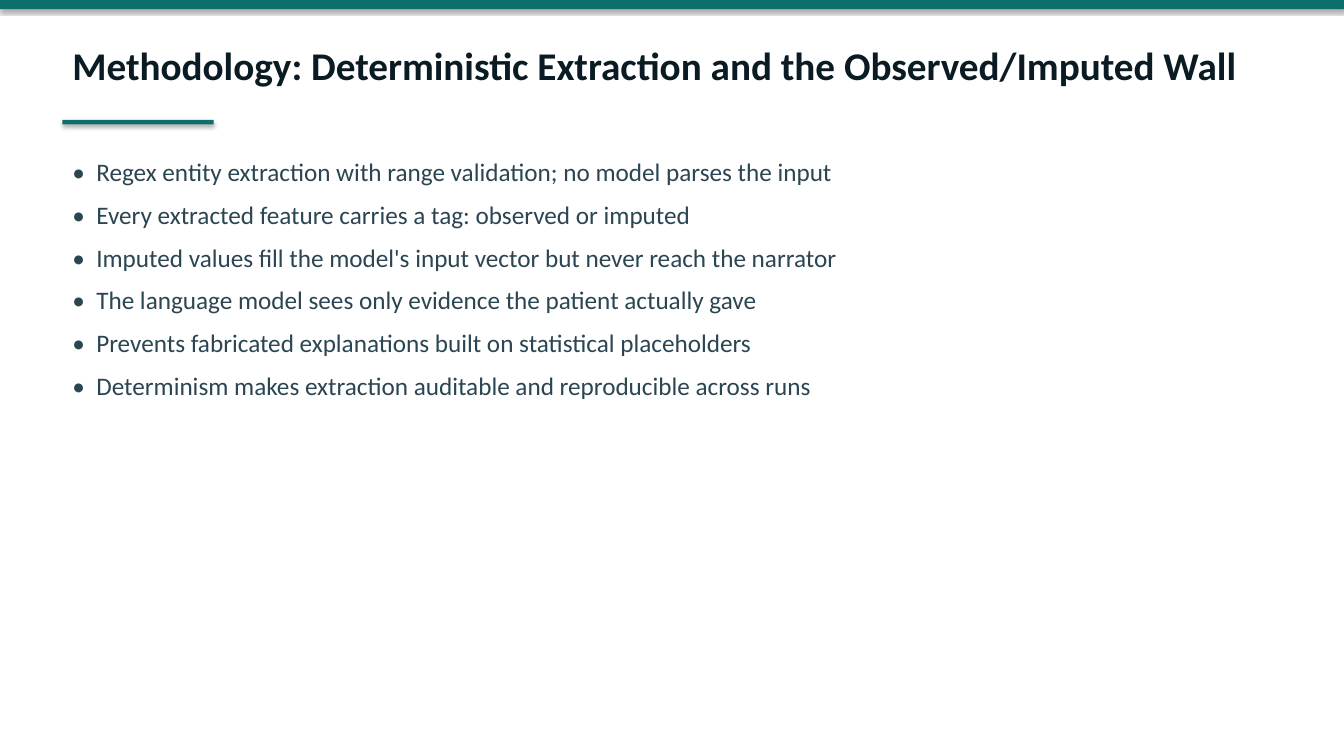
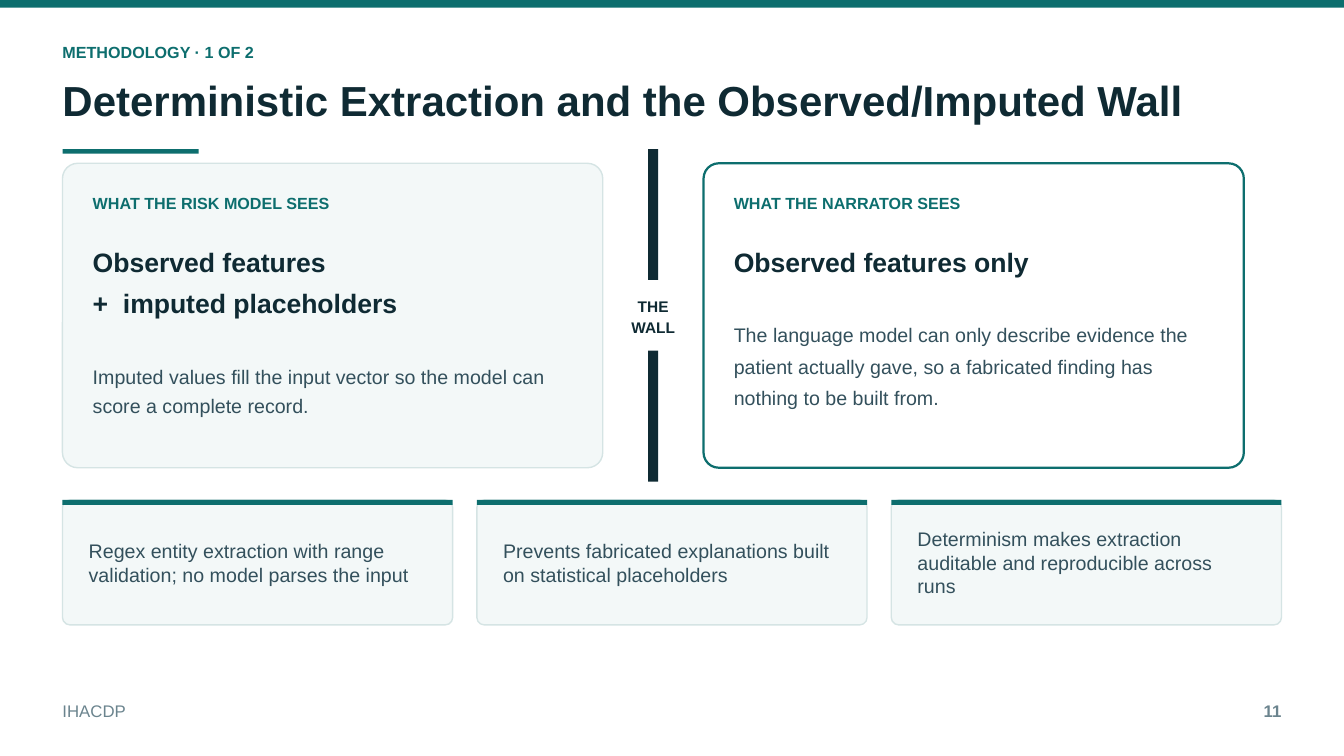
Before and after one commit to thanishq0110/IHACDP, a slide deck: slide 11 of docs/IHACDP_Presentation.pptx. Drawn at 1344x756 pixels with LibreOffice and Linux fonts; fonts in the diff are those of the drawing. Boxes give left, top, right and bottom in pixels: in the first picture for what was removed or moved away, otherwise in the second. Text is boxed around its words. In the diff, an @@ line names an element or a change of style, - is before the commit and + after.

```diff
--- a/docs/IHACDP_Presentation.pptx
+++ b/docs/IHACDP_Presentation.pptx
@@ rectangle at [0, 0, 1344, 7]: shadow off @@
@@ text added at [62, 46, 254, 58], 11.5 pt, text #0D6E6E, bold @@
+METHODOLOGY · 1 OF 2
@@ text at [62, 85, 1182, 125]: text changed; size 28 to 30 pt; font Calibri to Arial; text colour #0B1B24 to #0F2A33 @@
-Methodology: Deterministic Extraction and the Observed/Imputed Wall
+Deterministic Extraction and the Observed/Imputed Wall
@@ rectangle at [63, 149, 199, 153]: shadow off @@
@@ rectangle: place and size @@
-rectangle at [63, 120, 214, 124]
+rectangle at [63, 149, 199, 153]
@@ rectangle added at [648, 149, 658, 482], fill #0F2A33 @@
@@ rounded rectangle added at [63, 163, 603, 468], fill #F3F8F8, outline #D5E4E4 1 pt @@
@@ text removed at [96, 163, 836, 399] @@
-• Regex entity extraction with range validation; no model parses the input
-• Every extracted feature carries a tag: observed or imputed
-• Imputed values fill the model's input vector but never reach the narrator
-• The language model sees only evidence the patient actually gave
-• Prevents fabricated explanations built on statistical placeholders
-• Determinism makes extraction auditable and reproducible across runs
@@ rounded rectangle added at [704, 163, 1244, 468], fill #FFFFFF, outline #0D6E6E 1.6 pt @@
@@ text added at [93, 197, 329, 209], 11.5 pt, text #0D6E6E, bold @@
+WHAT THE RISK MODEL SEES
@@ text added at [734, 197, 960, 209], 11.5 pt, text #0D6E6E, bold @@
+WHAT THE NARRATOR SEES
@@ text added at [93, 252, 397, 318], 19 pt, text #0F2A33, bold @@
+Observed features
++ imputed placeholders
@@ text added at [734, 252, 1029, 277], 19 pt, text #0F2A33, bold @@
+Observed features only
@@ rounded rectangle added at [611, 280, 696, 351], fill #FFFFFF @@
@@ text added at [631, 301, 675, 333], 11 pt, text #0F2A33, bold @@
+THE
+WALL
@@ text added at [734, 327, 1187, 409], 14 pt, text #33505C @@
+The language model can only describe evidence the patient actually gave, so a fabricated finding has nothing to be built from.
@@ text added at [93, 369, 545, 417], 14 pt, text #33505C @@
+Imputed values fill the input vector so the model can score a complete record.
@@ rounded rectangle added at [63, 500, 453, 625], fill #F3F8F8, outline #D5E4E4 1 pt @@
@@ rectangle added at [63, 500, 453, 505], fill #0D6E6E @@
@@ rounded rectangle added at [477, 500, 867, 625], fill #F3F8F8, outline #D5E4E4 1 pt @@
@@ rectangle added at [477, 500, 867, 505], fill #0D6E6E @@
@@ rounded rectangle added at [891, 500, 1281, 625], fill #F3F8F8, outline #D5E4E4 1 pt @@
@@ rectangle added at [891, 500, 1281, 505], fill #0D6E6E @@
@@ text added at [917, 531, 1212, 593], 14 pt, text #33505C @@
+Determinism makes extraction auditable and reproducible across runs
@@ text added at [89, 543, 409, 586], 14 pt, text #33505C @@
+Regex entity extraction with range validation; no model parses the input
@@ text added at [503, 543, 829, 586], 14 pt, text #33505C @@
+Prevents fabricated explanations built on statistical placeholders
@@ text added at [62, 705, 125, 717], 12 pt, text #6B848E @@
+IHACDP
@@ text added at [1264, 705, 1282, 717], 12 pt, text #6B848E, bold @@
+11
```
Also in this commit, not shown: 18 other slides changed, 1 slide added, 1 slide removed, 14 other files.
